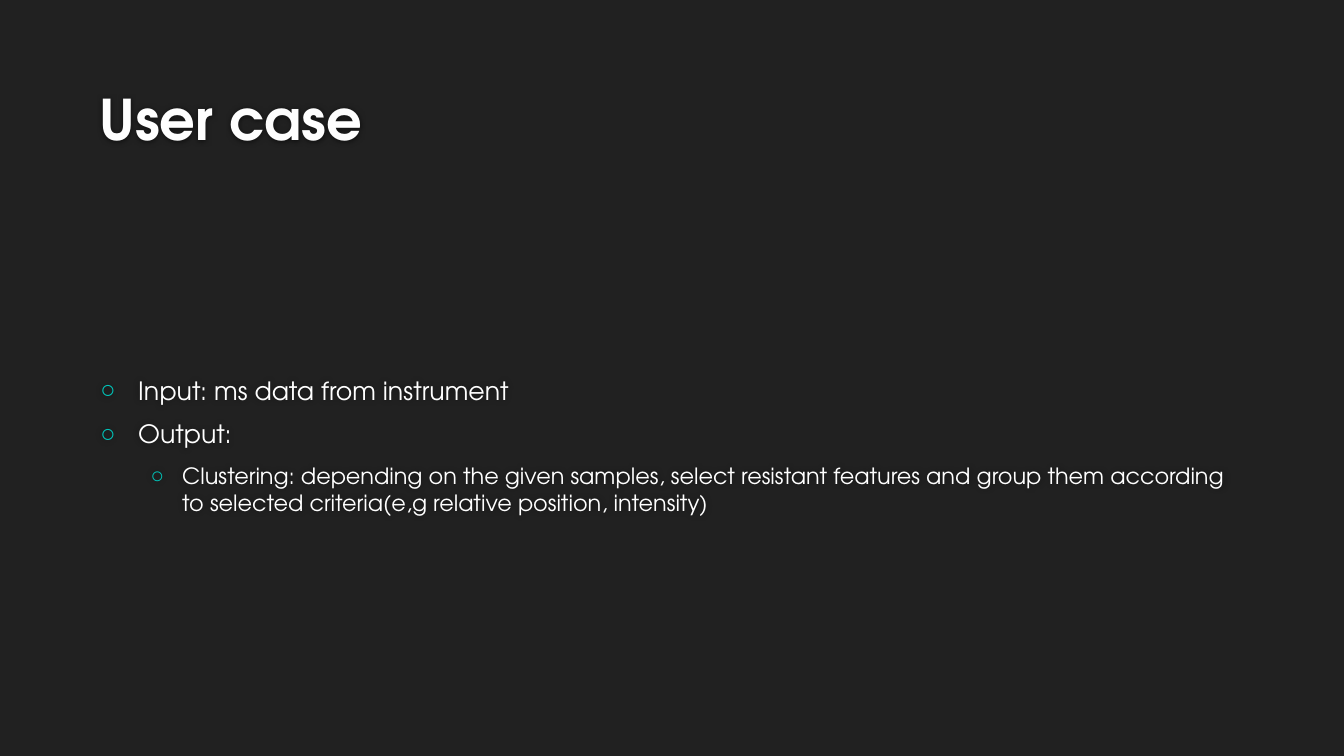
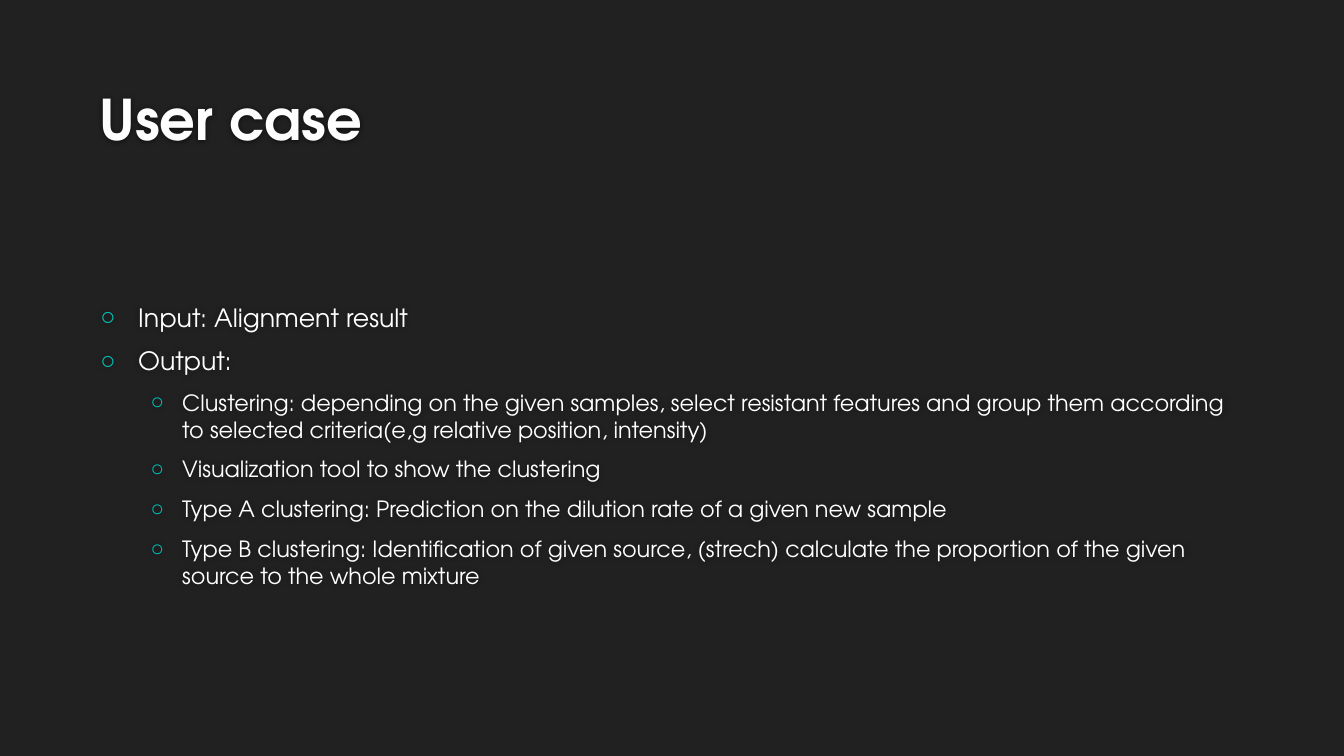
Before and after one commit to XiminHu/mass-suite, a slide deck: slide 8 of doc/20200327 Capstone HRMS.pptx (slide 6 before the commit). Drawn at 1344x756 pixels with LibreOffice and Linux fonts; fonts in the diff are those of the drawing; background and template pictures are left out. Boxes give left, top, right and bottom in pixels: in the first picture for what was removed or moved away, otherwise in the second. Text is boxed around its words. In the diff, an @@ line names an element or a change of style, - is before the commit and + after.

```diff
--- a/doc/20200327 Capstone HRMS.pptx
+++ b/doc/20200327 Capstone HRMS.pptx
@@ text at (x1=138, y1=308, x2=408, y2=333): text changed @@
-○ Input: ms data from instrument
+○ Input: Alignment result
@@ text at (x1=182, y1=460, x2=1185, y2=585): paragraphs added @@
+  ○ Visualization tool to show the clustering
+  ○ Type A clustering: Prediction on the dilution rate of a given new sample
+  ○ Type B clustering: Identification of given source, (strech) calculate the proportion of the given source to the whole mixture
```
Also in this commit, not shown: 1 other slide changed, 1 slide added, 1 other file.
